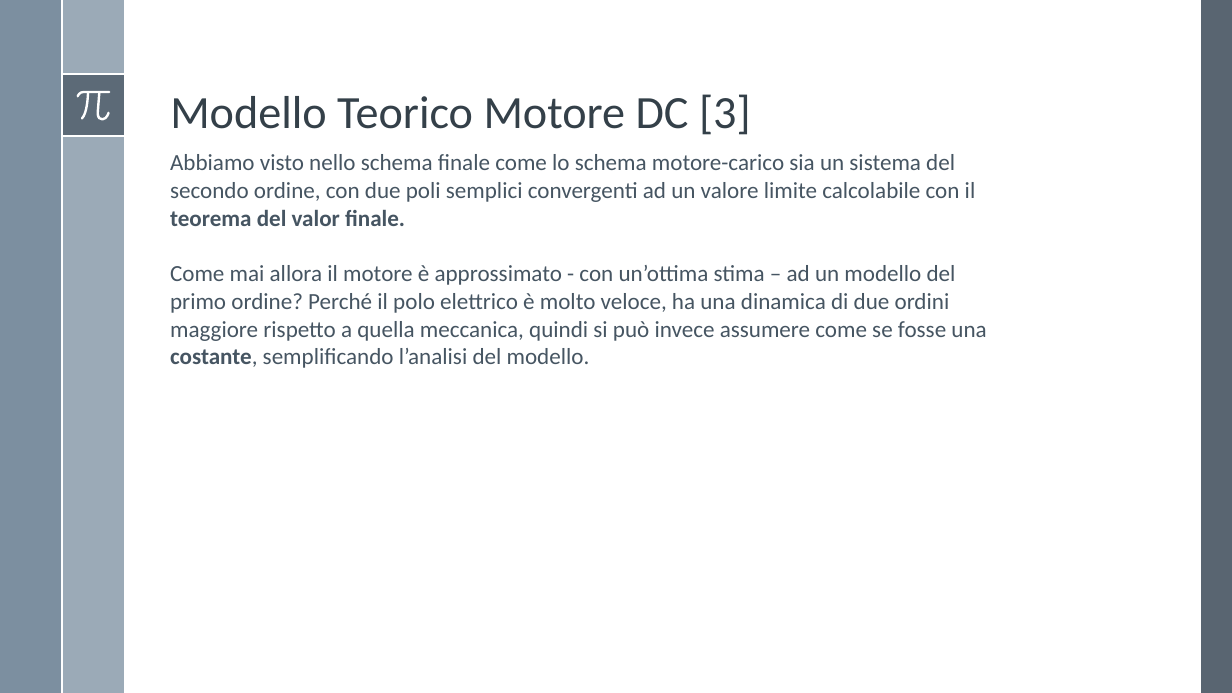
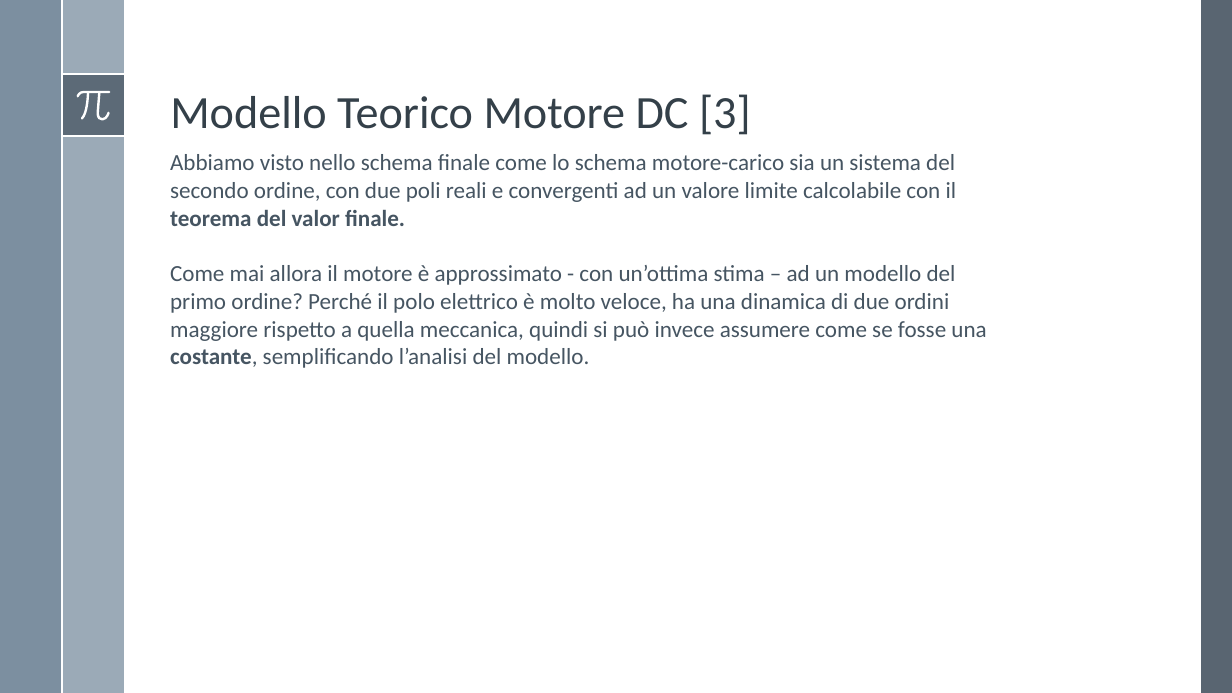
Before and after one commit to Alfystar/mv-Project, a slide deck: slide 7 of 00_Relazione/Modello e identificazione di un motore DC/Modello e identificazione di un motore DC.pptx. Drawn at 1232x693 pixels with LibreOffice and Linux fonts; fonts in the diff are those of the drawing. Boxes give left, top, right and bottom in pixels: in the first picture for what was removed or moved away, otherwise in the second. Text is boxed around its words. In the diff, an @@ line names an element or a change of style, - is before the commit and + after.

```diff
--- a/00_Relazione/Modello e identificazione di un motore DC/Modello e identificazione di un motore DC.pptx
+++ b/00_Relazione/Modello e identificazione di un motore DC/Modello e identificazione di un motore DC.pptx
@@ text at [170,154,957,226]: text changed @@
-Abbiamo visto nello schema finale come lo schema motore-carico sia un sistema del secondo ordine, con due poli semplici convergenti ad un valore limite calcolabile con il teorema del valor finale.
+Abbiamo visto nello schema finale come lo schema motore-carico sia un sistema del secondo ordine, con due poli reali e convergenti ad un valore limite calcolabile con il teorema del valor finale.
```
Also in this commit, not shown: 2 other slides changed.
